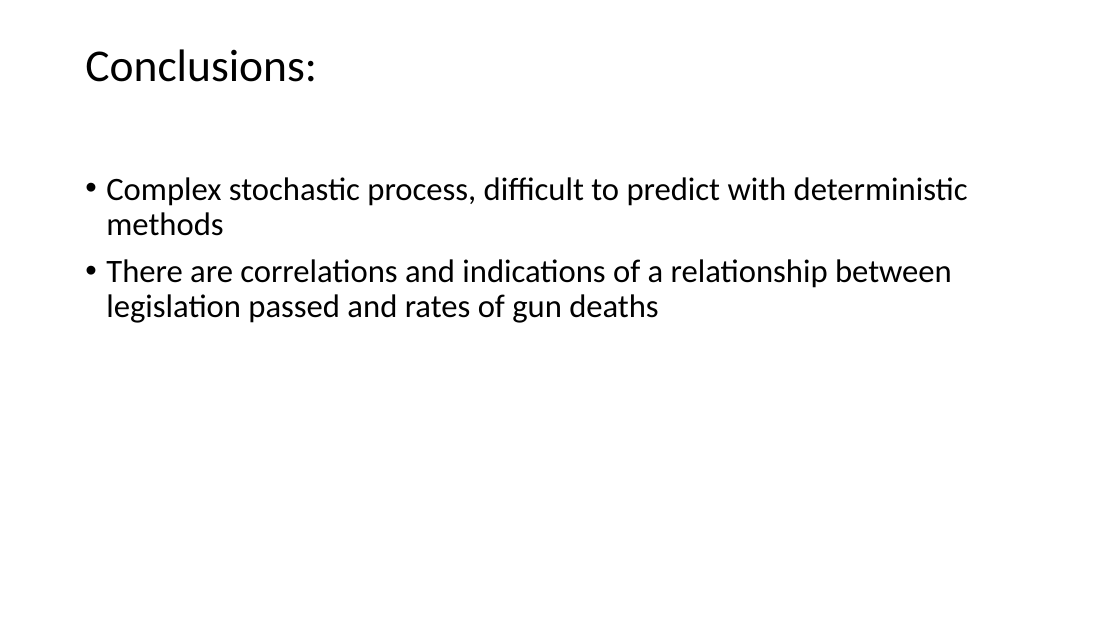
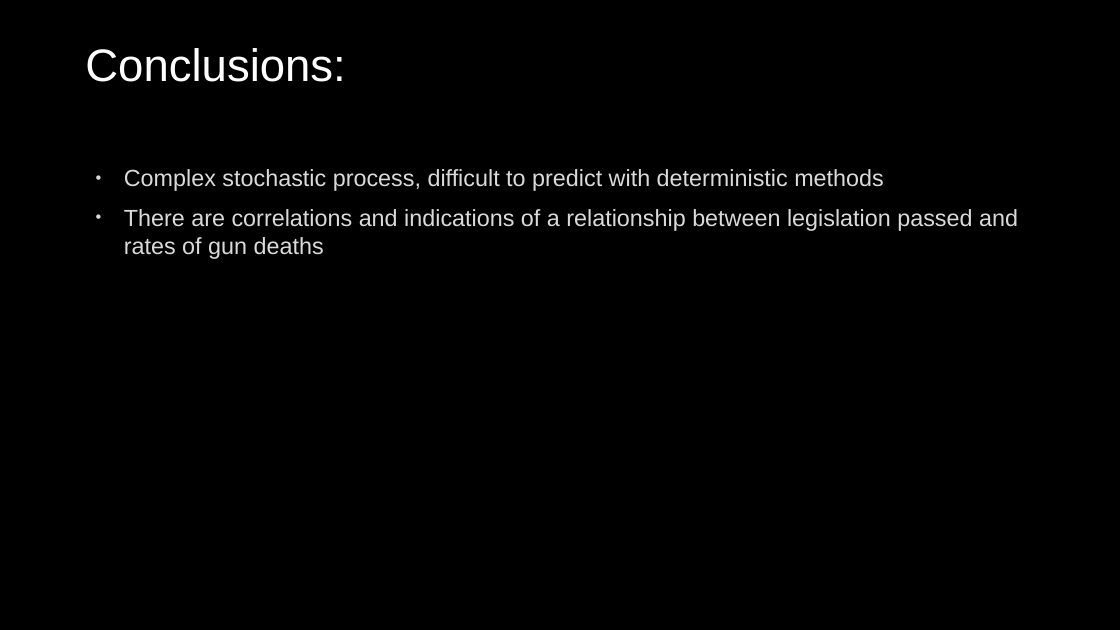
Before and after one commit to chloeob74/ML-Final-Project, a slide deck: slide 9 of slide deck_final.pptx (slide 10 before the commit). Drawn at 1120x630 pixels with LibreOffice and Linux fonts; fonts in the diff are those of the drawing; background and template pictures are left out. Boxes give left, top, right and bottom in pixels: in the first picture for what was removed or moved away, otherwise in the second. Text is boxed around its words. In the diff, an @@ line names an element or a change of style, - is before the commit and + after.

```diff
--- a/slide deck_final.pptx
+++ b/slide deck_final.pptx
@@ background #FFFFFF to picture (left out) @@
@@ text "Conclusions:" at [85,48,345,82]: font Calibri to Arial, text colour #000000 to #FFFFFF @@
@@ text "Complex stochastic process, difficult to ...": place and size @@
-text "Complex stochastic process, difficult to ..." at [106,177,968,323]
+text "Complex stochastic process, difficult to ..." at [124,169,1018,259]
@@ text "Complex stochastic process, difficult to ..." at [124,169,1018,259]: size 28 to 20 pt, font Calibri to Arial, text colour #000000 to #DADADA, letter outline none to #404040 0.75 pt; indent changed; line spacing 0.9 to 1 @@
```
Also in this commit, not shown: 8 other slides changed, 1 slide removed, 1 other file.
